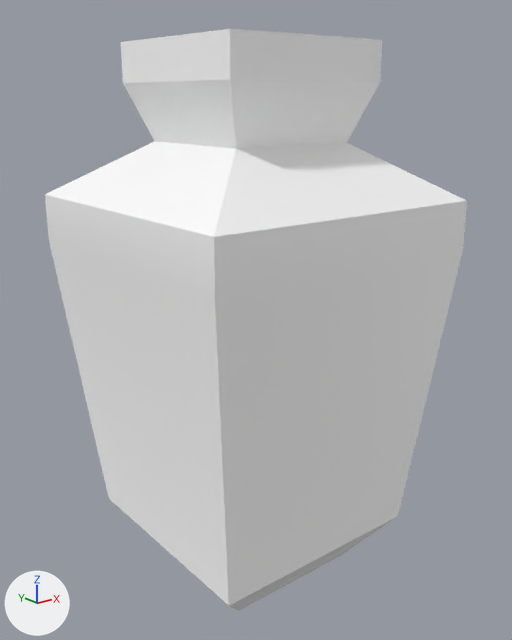
What one commit did to the glTF model assets/synty/simple_fantasy_interiors/models/SM_Prop_Vase_Large_DoubleSided_01.glb.
Both versions are drawn from a camera (50 mm lens) standing at (-0.01472, -0.01875, 0.0171) and looking at (0.0002, -0.0001, 0.00963). The axes (+X, +Y, +Z) are drawn at lower left. The lights are the same throughout.

In view in the first picture: 'SD_Prop_Vase_Large_DoubleSided_01'.
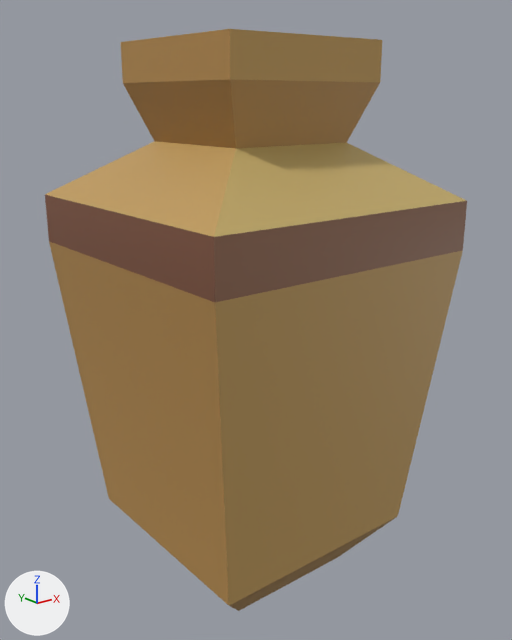
Changed parts and their boxes [x1, y1, x2, y2] in the pictures (512 x 640 px):
'SD_Prop_Vase_Large_DoubleSided_01', surface changed (grey to brown)
    both: [45, 29, 467, 611]

What changed in the scene script:
```text
Add img_simplefantasyinteriorstexture:
    img_simplefantasyinteriorstexture = load_image('SimpleFantasyInteriorsTexture', '_unpacked/SimpleFantasyInteriorsTexture', 1024, 1024, 'sRGB')
Change mat_lambert1:
    remove mat_lambert1.base_color = (1.0, 1.0, 1.0)  # white #ffffff
    add mat_lambert1.texture = img_simplefantasyinteriorstexture
```
